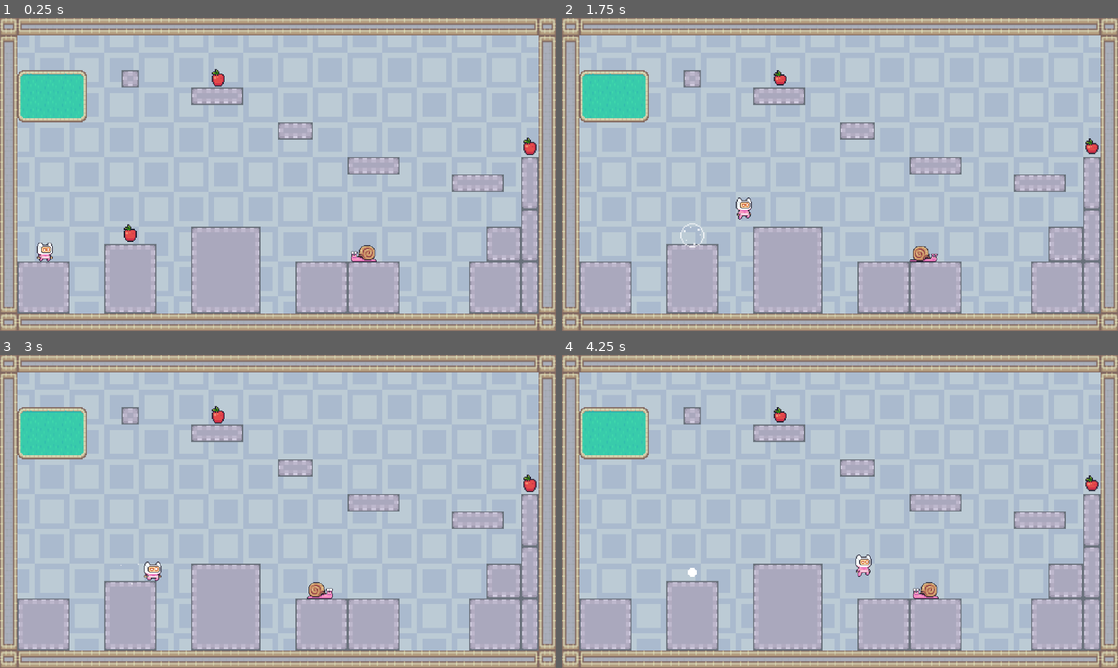
Above: before the commit, frames 1-4 (two rows, left to right).
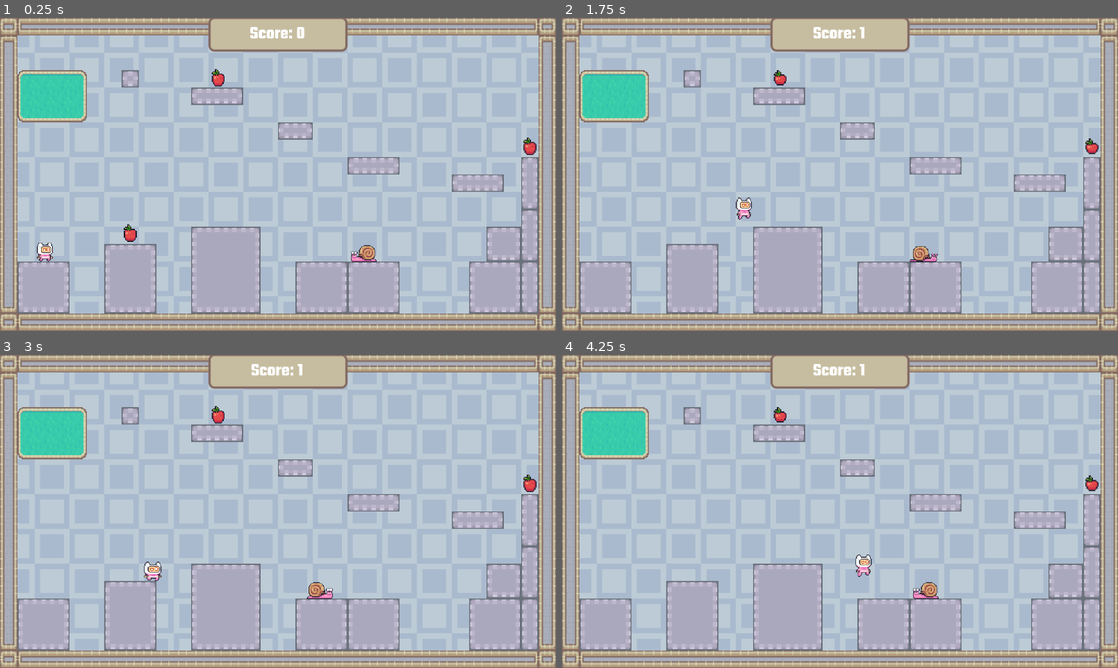
Above: after the commit, the same moments.

Repository: PokeGlitched/TheOutsideWorld
Game: Godot game, scene res://scenes/main.tscn
The game is run twice, just before and just after one commit, with the same random seed, the same clock (stepped at 60 frames per second) and the same inputs.
Inputs (mouse positions are in pixels of both pictures, inside the frame that each line leads up to):
- Up to frame 1 (0.25 s): no input
- Up to frame 2 (1.75 s): tap Enter at 0.5 s; move the mouse to (962, 158) at 0.52 s; hold Right (right) from 0.53 s (still down); tap Alt at 0.6 s; click (962, 158) at 0.67 s; tap Space (jump) at 0.77, 1.52 s; move the mouse to (728, 190) at 1.27 s; tap Shift at 1.35 s
- Up to frame 3 (3 s): move the mouse to (333, 442) at 2.02 s; release Right (right) at 2.03 s; hold A (left) 2.03-2.78 s; tap Alt at 2.1 s; move the mouse to (250, 574) at 2.77 s; hold Right (right) from 2.78 s (still down); tap Shift at 2.85 s; click (250, 574) at 2.92 s
- Up to frame 4 (4.25 s): keep holding Right (right); tap Space (jump) at 3.02, 3.77 s; move the mouse to (1006, 558) at 3.52 s; tap Alt at 3.6 s

The runs differ from the first frame. In frame 1, 2.3% of the frame differs, in the area x 37-63%, y 0-11%; in frame 2, 2.4%, in the area x 21-63%, y 0-74%; in frame 3, 2.3%; in frame 4, 2.4%.

Commit message:
finished second tut, now will customize a little

Diff:
--- a/scenes/apple.tscn
+++ b/scenes/collectible.tscn
@@ -1,99 +1,100 @@
 [gd_scene format=3 uid="uid://o2lxmf02rsbj"]
 
-[ext_resource type="Script" uid="uid://deg5j5p1jptyh" path="res://scripts/apple.gd" id="1_3dmh2"]
-[ext_resource type="Texture2D" uid="uid://b2i3j57tdxg5k" path="res://assets/images/collectibles/Apple.png" id="1_h071m"]
-[ext_resource type="Texture2D" uid="uid://c2tsttb3fggi1" path="res://assets/images/collectibles/Collected.png" id="2_7vr8k"]
+[ext_resource type="Texture2D" uid="uid://b2i3j57tdxg5k" path="res://assets/images/collectibles/Apple.png" id="1_61c27"]
+[ext_resource type="Script" uid="uid://bmei3c6bobl56" path="res://scripts/collectible.gd" id="1_ga2k0"]
+[ext_resource type="Texture2D" uid="uid://c2tsttb3fggi1" path="res://assets/images/collectibles/Collected.png" id="2_ga2k0"]
+[ext_resource type="AudioStream" uid="uid://d2772rjej24we" path="res://assets/sound/collect_apple.wav" id="3_6gns2"]
 
 [sub_resource type="AtlasTexture" id="AtlasTexture_7vr8k"]
-atlas = ExtResource("1_h071m")
+atlas = ExtResource("1_61c27")
 region = Rect2(0, 0, 32, 32)
 
 [sub_resource type="AtlasTexture" id="AtlasTexture_3dmh2"]
-atlas = ExtResource("1_h071m")
+atlas = ExtResource("1_61c27")
 region = Rect2(32, 0, 32, 32)
 
 [sub_resource type="AtlasTexture" id="AtlasTexture_pg1xk"]
-atlas = ExtResource("1_h071m")
+atlas = ExtResource("1_61c27")
 region = Rect2(64, 0, 32, 32)
 
 [sub_resource type="AtlasTexture" id="AtlasTexture_a7wfc"]
-atlas = ExtResource("1_h071m")
+atlas = ExtResource("1_61c27")
 region = Rect2(96, 0, 32, 32)
 
 [sub_resource type="AtlasTexture" id="AtlasTexture_kxxqw"]
-atlas = ExtResource("1_h071m")
+atlas = ExtResource("1_61c27")
 region = Rect2(128, 0, 32, 32)
 
 [sub_resource type="AtlasTexture" id="AtlasTexture_bpq8q"]
-atlas = ExtResource("1_h071m")
+atlas = ExtResource("1_61c27")
 region = Rect2(160, 0, 32, 32)
 
 [sub_resource type="AtlasTexture" id="AtlasTexture_o1f1w"]
-atlas = ExtResource("1_h071m")
+atlas = ExtResource("1_61c27")
 region = Rect2(192, 0, 32, 32)
 
 [sub_resource type="AtlasTexture" id="AtlasTexture_3l3tj"]
-atlas = ExtResource("1_h071m")
+atlas = ExtResource("1_61c27")
 region = Rect2(224, 0, 32, 32)
 
 [sub_resource type="AtlasTexture" id="AtlasTexture_8n2ub"]
-atlas = ExtResource("1_h071m")
+atlas = ExtResource("1_61c27")
 region = Rect2(256, 0, 32, 32)
 
 [sub_resource type="AtlasTexture" id="AtlasTexture_yj07a"]
-atlas = ExtResource("1_h071m")
+atlas = ExtResource("1_61c27")
 region = Rect2(288, 0, 32, 32)
 
 [sub_resource type="AtlasTexture" id="AtlasTexture_150bd"]
-atlas = ExtResource("1_h071m")
+atlas = ExtResource("1_61c27")
 region = Rect2(320, 0, 32, 32)
 
 [sub_resource type="AtlasTexture" id="AtlasTexture_nbawf"]
-atlas = ExtResource("1_h071m")
+atlas = ExtResource("1_61c27")
 region = Rect2(352, 0, 32, 32)
 
 [sub_resource type="AtlasTexture" id="AtlasTexture_7thwe"]
-atlas = ExtResource("1_h071m")
+atlas = ExtResource("1_61c27")
 region = Rect2(384, 0, 32, 32)
 
 [sub_resource type="AtlasTexture" id="AtlasTexture_5eyua"]
-atlas = ExtResource("1_h071m")
+atlas = ExtResource("1_61c27")
 region = Rect2(416, 0, 32, 32)
 
 [sub_resource type="AtlasTexture" id="AtlasTexture_umdv0"]
-atlas = ExtResource("1_h071m")
+atlas = ExtResource("1_61c27")
 region = Rect2(448, 0, 32, 32)
 
 [sub_resource type="AtlasTexture" id="AtlasTexture_sdl3e"]
-atlas = ExtResource("1_h071m")
+atlas = ExtResource("1_61c27")
 region = Rect2(480, 0, 32, 32)
 
 [sub_resource type="AtlasTexture" id="AtlasTexture_nhs3t"]
-atlas = ExtResource("1_h071m")
+atlas = ExtResource("1_61c27")
 region = Rect2(512, 0, 32, 32)
 
 [sub_resource type="AtlasTexture" id="AtlasTexture_0wc1f"]
-atlas = ExtResource("2_7vr8k")
+atlas = ExtResource("2_ga2k0")
 region = Rect2(0, 0, 32, 32)
 
 [sub_resource type="AtlasTexture" id="AtlasTexture_u2fgw"]
-atlas = ExtResource("2_7vr8k")
+atlas = ExtResource("2_ga2k0")
 region = Rect2(32, 0, 32, 32)
 
 [sub_resource type="AtlasTexture" id="AtlasTexture_gcneh"]
-atlas = ExtResource("2_7vr8k")
+atlas = ExtResource("2_ga2k0")
 region = Rect2(64, 0, 32, 32)
 
 [sub_resource type="AtlasTexture" id="AtlasTexture_7to5j"]
-atlas = ExtResource("2_7vr8k")
+atlas = ExtResource("2_ga2k0")
 region = Rect2(96, 0, 32, 32)
 
 [sub_resource type="AtlasTexture" id="AtlasTexture_pb4r0"]
-atlas = ExtResource("2_7vr8k")
+atlas = ExtResource("2_ga2k0")
 region = Rect2(128, 0, 32, 32)
 
 [sub_resource type="AtlasTexture" id="AtlasTexture_qeo48"]
-atlas = ExtResource("2_7vr8k")
+atlas = ExtResource("2_ga2k0")
 region = Rect2(160, 0, 32, 32)
 
 [sub_resource type="SpriteFrames" id="SpriteFrames_3wllo"]
@@ -181,9 +182,9 @@
 [sub_resource type="CircleShape2D" id="CircleShape2D_h071m"]
 radius = 7.0
 
-[node name="apple" type="Area2D" unique_id=718734748]
+[node name="collectible" type="Area2D" unique_id=718734748]
 texture_filter = 1
-script = ExtResource("1_3dmh2")
+script = ExtResource("1_ga2k0")
 
 [node name="AnimatedSprite2D" type="AnimatedSprite2D" parent="." unique_id=1862257601]
 sprite_frames = SubResource("SpriteFrames_3wllo")
@@ -194,5 +195,10 @@
 position = Vector2(0, -1)
 shape = SubResource("CircleShape2D_h071m")
 
+[node name="CollectedSound" type="AudioStreamPlayer2D" parent="." unique_id=689818021]
+stream = ExtResource("3_6gns2")
+pitch_scale = 1.5
+
 [connection signal="area_entered" from="." to="." method="_on_area_entered"]
 [connection signal="body_entered" from="." to="." method="_on_body_entered"]
+[connection signal="animation_looped" from="AnimatedSprite2D" to="." method="_on_animated_sprite_2d_animation_looped"]
--- a/scenes/levels/level_1.tscn
+++ b/scenes/levels/level_1.tscn
@@ -5,7 +5,7 @@
 [ext_resource type="Texture2D" uid="uid://crinp5wf51cba" path="res://assets/images/tilemap/tilemap_theoutsideworld.png" id="2_3tr65"]
 [ext_resource type="PackedScene" uid="uid://k7rrcqfq4bte" path="res://scenes/player.tscn" id="3_nsrm0"]
 [ext_resource type="PackedScene" uid="uid://bus65wpu17ol" path="res://scenes/enemy.tscn" id="5_6761a"]
-[ext_resource type="PackedScene" uid="uid://o2lxmf02rsbj" path="res://scenes/apple.tscn" id="6_sk5k4"]
+[ext_resource type="PackedScene" uid="uid://o2lxmf02rsbj" path="res://scenes/collectible.tscn" id="6_sk5k4"]
 
 [sub_resource type="TileSetAtlasSource" id="TileSetAtlasSource_y2rd4"]
 texture = ExtResource("1_tjy05")
--- a/scenes/main.tscn
+++ b/scenes/main.tscn
@@ -2,8 +2,53 @@
 
 [ext_resource type="Script" uid="uid://dasg4jg7isf3v" path="res://scripts/main.gd" id="1_0wfyh"]
 [ext_resource type="PackedScene" uid="uid://mcv20ox08clj" path="res://scenes/levels/level_1.tscn" id="1_o5qli"]
+[ext_resource type="FontFile" uid="uid://c4u76gef8wkl5" path="res://assets/fonts/Square-Black.ttf" id="3_sugp2"]
+
+[sub_resource type="StyleBoxFlat" id="StyleBoxFlat_3wllo"]
+bg_color = Color(0.7764706, 0.7372549, 0.62352943, 1)
+border_width_left = 2
+border_width_top = 2
+border_width_right = 2
+border_width_bottom = 2
+border_color = Color(0.5137255, 0.41568628, 0.38431373, 1)
+corner_radius_top_left = 5
+corner_radius_top_right = 5
+corner_radius_bottom_right = 5
+corner_radius_bottom_left = 5
 
 [node name="Main" type="Node2D" unique_id=1235671339]
 script = ExtResource("1_0wfyh")
 
 [node name="LevelRoot" parent="." unique_id=486641070 instance=ExtResource("1_o5qli")]
+
+[node name="HUD" type="CanvasLayer" parent="." unique_id=640156133]
+
+[node name="ScorePanel" type="Panel" parent="HUD" unique_id=2106464311]
+texture_filter = 1
+anchors_preset = -1
+anchor_left = 0.5
+anchor_right = 0.5
+offset_left = -64.0
+offset_top = -1.0
+offset_right = 64.0
+offset_bottom = 31.0
+theme_override_styles/panel = SubResource("StyleBoxFlat_3wllo")
+
+[node name="ScoreLabel" type="Label" parent="HUD/ScorePanel" unique_id=646629005]
+layout_mode = 1
+anchors_preset = 8
+anchor_left = 0.5
+anchor_top = 0.5
+anchor_right = 0.5
+anchor_bottom = 0.5
+offset_left = -64.0
+offset_top = -15.5
+offset_right = 64.0
+offset_bottom = 15.5
+grow_horizontal = 2
+grow_vertical = 2
+theme_override_fonts/font = ExtResource("3_sugp2")
+theme_override_font_sizes/font_size = 16
+text = "Score: 0"
+horizontal_alignment = 1
+vertical_alignment = 1
--- a/scripts/apple.gd
+++ /dev/null
@@ -1,17 +0,0 @@
-extends Area2D
-@onready var animated_sprite_2d: AnimatedSprite2D = $AnimatedSprite2D
-
-
-# Called when the node enters the scene tree for the first time.
-func _ready() -> void:
-	pass # Replace with function body.
-
-
-# Called every frame. 'delta' is the elapsed time since the previous frame.
-func _process(delta: float) -> void:
-	pass
-
-
-
-func _on_body_entered(body: Node2D) -> void:
-	animated_sprite_2d.animation = "collected"
--- /dev/null
+++ b/scripts/collectible.gd
@@ -0,0 +1,37 @@
+extends Area2D
+@onready var animated_sprite_2d: AnimatedSprite2D = $AnimatedSprite2D
+@onready var collected_sound: AudioStreamPlayer2D = $CollectedSound
+@onready var collision_shape_2d: CollisionShape2D = $CollisionShape2D
+
+signal collected
+
+# Called when the node enters the scene tree for the first time.
+func _ready() -> void:
+	pass # Replace with function body.
+
+
+# Called every frame. 'delta' is the elapsed time since the previous frame.
+func _process(_delta: float) -> void:
+	pass
+
+
+
+func _on_area_entered(_body: Node2D) -> void:
+	animated_sprite_2d.animation = "collected"
+	collected_sound.play()
+	collected.emit()
+	call_deferred("_disable_collision")
+
+func _on_body_entered(_body: Node2D) -> void:
+	animated_sprite_2d.animation = "collected"
+	collected_sound.play()
+	collected.emit()
+	call_deferred("_disable_collision")
+
+func _disable_collision() -> void:
+	collision_shape_2d.disabled = true
+
+
+func _on_animated_sprite_2d_animation_looped() -> void:
+	if animated_sprite_2d.animation == "collected":
+		queue_free()
--- a/scripts/main.gd
+++ b/scripts/main.gd
@@ -1,5 +1,7 @@
 extends Node2D
+@onready var score_label: Label = $HUD/ScorePanel/ScoreLabel
 
+var score: int = 0
 
 # Called when the node enters the scene tree for the first time.
 func _ready() -> void:
@@ -12,10 +14,16 @@
 
 func _setup_level() -> void:
 	#Connect enemies
+	var collectibles = $LevelRoot.get_node_or_null("Collectibles")
+	if collectibles:
+		for collectible in collectibles.get_children():
+			collectible.collected.connect(increase_score)
+
 	var enemies = $LevelRoot.get_node_or_null("Enemies")
 	if enemies:
 		for enemy in enemies.get_children():
 			enemy.player_died.connect(_on_player_died)
+
 
 #
 # Signal Handlers
@@ -23,3 +31,11 @@
 func _on_player_died(body):
 	body.die()
 	print("Player killed")
+
+#
+# Score
+#
+
+func increase_score() -> void:
+	score += 1
+	score_label.text = "Score: %s" % score
Binary file added: assets/fonts/Square-Black.ttf
Not shown, added: assets/fonts/Square-Black.ttf.import
Not shown, removed: scripts/apple.gd.uid
Not shown, added: scripts/collectible.gd.uid
